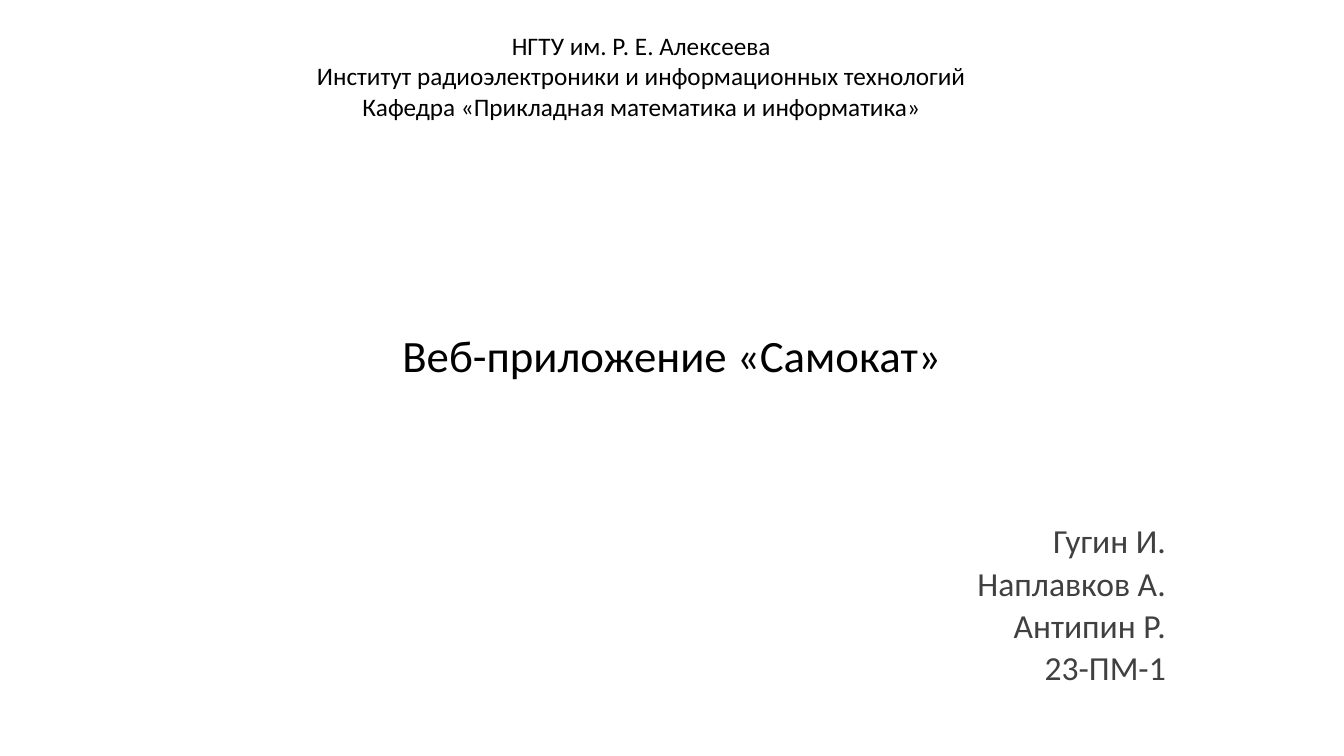
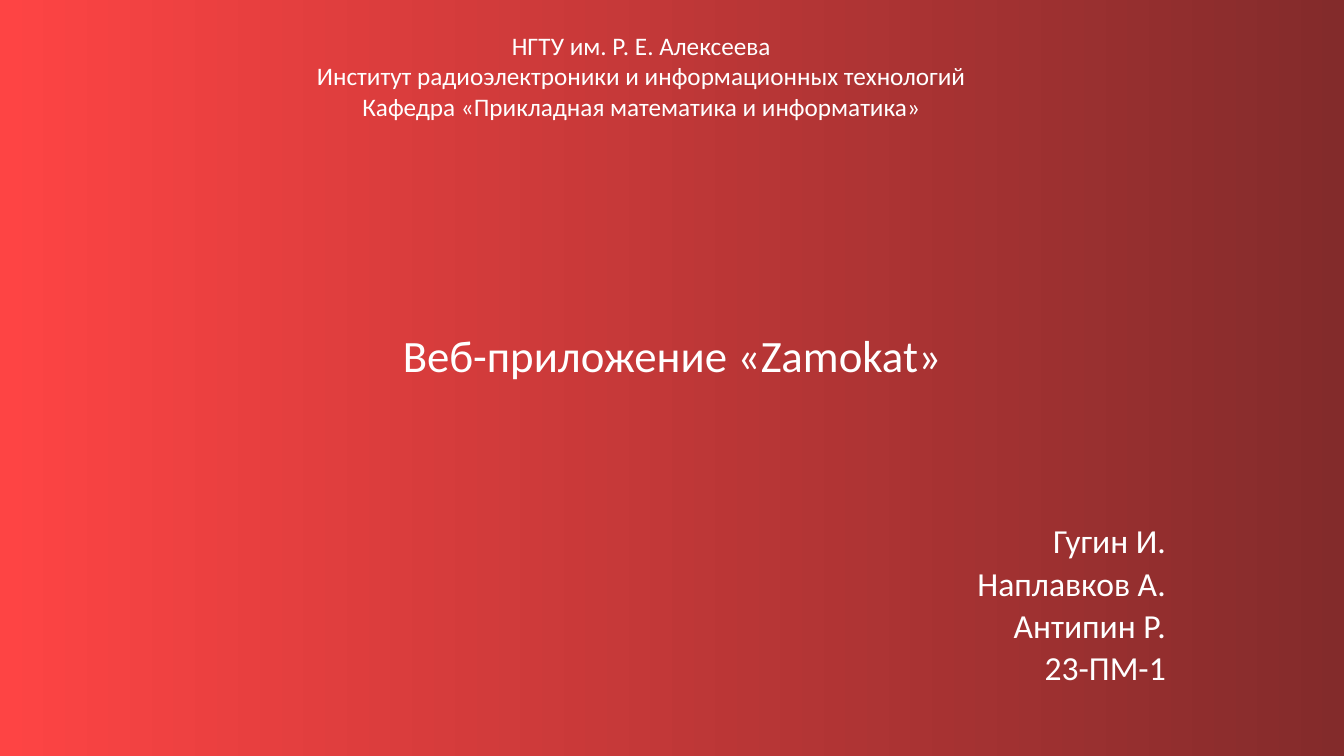
Before and after one commit to artemnaplavkov/Samokat_Website, a slide deck: slide 1 of Проект самокат bruh.pptx. Drawn at 1344x756 pixels with LibreOffice and Linux fonts; fonts in the diff are those of the drawing. Boxes give left, top, right and bottom in pixels: in the first picture for what was removed or moved away, otherwise in the second. Text is boxed around its words. In the diff, an @@ line names an element or a change of style, - is before the commit and + after.

```diff
--- a/Проект самокат bruh.pptx
+++ b/Проект самокат bruh.pptx
@@ background #FFFFFF to gradient #FE4444 to #832B2B @@
@@ text "НГТУ им. Р. Е. Алексеева" at bbox=[317, 39, 965, 120]: text colour #000000 to #FFFFFF @@
@@ title at bbox=[403, 341, 941, 380]: text changed; text colour #000000 to #FFFFFF @@
-Веб-приложение «Самокат»
+Веб-приложение «Zamokat»
@@ subtitle "Гугин И." at bbox=[977, 531, 1166, 681]: text colour #404040 to #FFFFFF @@
```
Also in this commit, not shown: 11 other slides changed.
